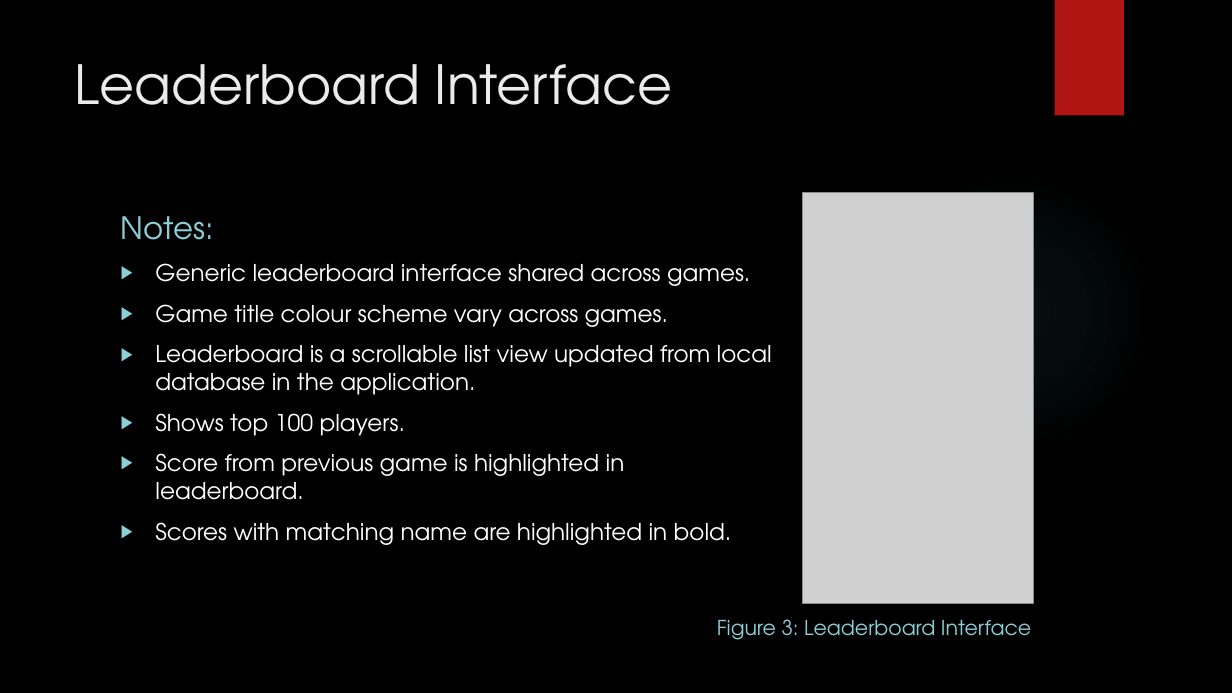
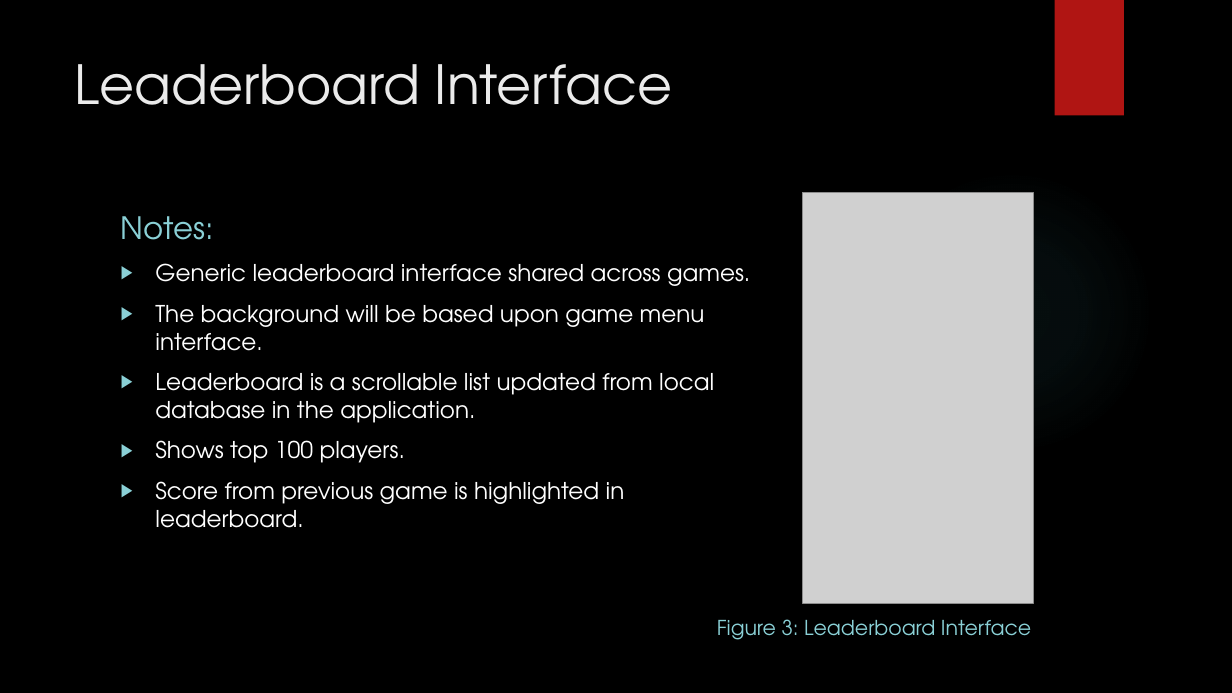
Before and after one commit to IgnitionOrk/SCaR_Arcade, a slide deck: slide 7 of SCaRArcade.pptx (slide 6 before the commit). Drawn at 1232x693 pixels with LibreOffice and Linux fonts; fonts in the diff are those of the drawing; grey boxes stand for pictures; background and template pictures are left out. Boxes give left, top, right and bottom in pixels: in the first picture for what was removed or moved away, otherwise in the second. Text is boxed around its words. In the diff, an @@ line names an element or a change of style, - is before the commit and + after.

```diff
--- a/SCaRArcade.pptx
+++ b/SCaRArcade.pptx
@@ text at bbox=[155, 305, 714, 423]: text changed @@
-▶ Game title colour scheme vary across games.
-▶ Leaderboard is a scrollable list view updated from local database in the application.
+▶ The background will be based upon game menu interface.
+▶ Leaderboard is a scrollable list updated from local database in the application.
@@ text at bbox=[155, 522, 732, 545]: paragraph removed @@
-▶ Scores with matching name are highlighted in bold.
```
Also in this commit, not shown: 6 other slides changed, 5 slides added.
